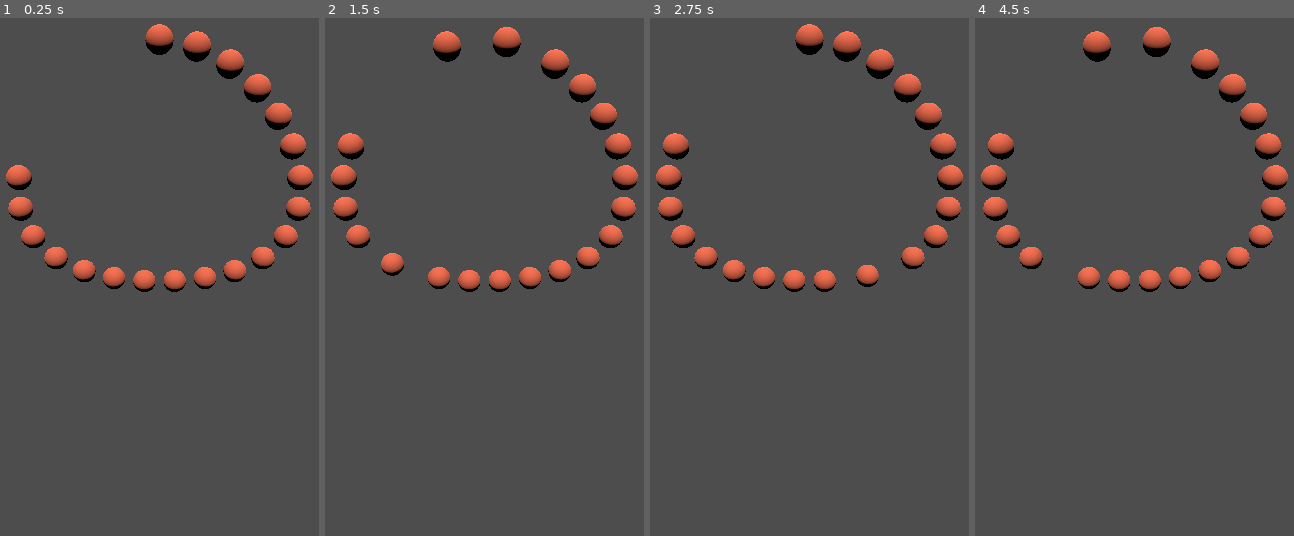
Above: before the commit, frames 1-4 (left to right).
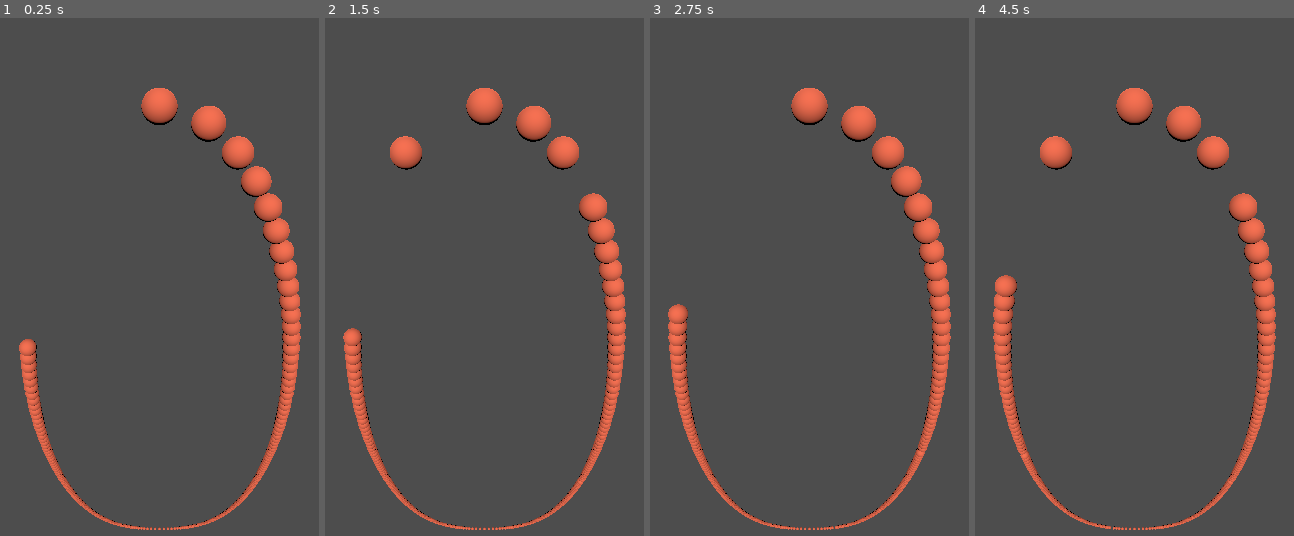
Above: after the commit, the same moments.

Repository: ErdemRodionovich/ERHI_2
Game: Godot game, scene res://main.tscn
Same seed, same stepped clock (60 frames per second), same inputs: the game is played once before the commit and once after it.
Inputs (mouse positions are in pixels of both pictures, inside the frame that each line leads up to):
- Up to frame 1 (0.25 s): no input
- Up to frame 2 (1.5 s): tap Enter at 0.5 s; move the mouse to (583, 225) at 0.52 s; click (583, 225) at 0.6 s; move the mouse to (395, 302) at 1.27 s; click (395, 302) at 1.35 s
- Up to frame 3 (2.75 s): move the mouse to (854, 90) at 2.02 s; click (854, 90) at 2.1 s
- Up to frame 4 (4.5 s): move the mouse to (1112, 422) at 2.77 s; click (1112, 422) at 2.85 s; move the mouse to (1268, 385) at 3.52 s; click (1268, 385) at 3.6 s; move the mouse to (1000, 142) at 4.27 s; click (1000, 142) at 4.35 s

The runs differ from the first frame. In frame 1, 12% of the frame differs, in the area x 1-99%, y 1-99%; in frame 2, 13%; in frame 3, 13%; in frame 4, 13%.

Commit message:
several bugs are fixed in movement

Diff:
--- a/erhi_godot/bead.gd
+++ b/erhi_godot/bead.gd
@@ -7,6 +7,7 @@
 var my_place_forwarded: bool = false
 var start_progress: float = -1.0
 var start_of_movement: int = 0
+var wait_duration_msecs: int = 100
 
 func add_vacant_place(place: float) -> void:
 	vacant_places.push_back(place)
@@ -23,7 +24,7 @@
 		if start_progress == -1.0:
 			start_progress = progress_ratio
 			start_of_movement = Time.get_ticks_msec()
-		if Time.get_ticks_msec() - start_of_movement > 100 and next_bead:
+		if Time.get_ticks_msec() - start_of_movement >= wait_duration_msecs and next_bead:
 			next_bead.add_vacant_place(start_progress)
 			my_place_forwarded = true
 
@@ -47,3 +48,6 @@
 
 func update_speed(new_speed: float) -> void:
 	speed = new_speed
+
+func update_wait_time(msecs: int) -> void:
+	wait_duration_msecs = msecs
--- a/erhi_godot/beads_controller.gd
+++ b/erhi_godot/beads_controller.gd
@@ -9,21 +9,27 @@
 var normal_speed: float = 1.0
 var speed: float = normal_speed
 var high_speed: float = 5.0
+var free_places_count: int = 5
+var place_of_last_bead: float = 0.0
+var normal_wait_time: int = 100
 
 func construct(count: int) -> void:
 	get_tree().call_group("beads", "queue_free")
 
 	var curve = Curve3D.new()
-	curve.add_point(Vector3(0.0, 0.0, 0.0), Vector3(5.0, 0.0, 0.0), Vector3(-5.0, 0.0, 0.0))
-	curve.add_point(Vector3(0.0, -0.5 * count, 0.0), Vector3(-10.0, 0.0, 0.0), Vector3(10.0, 0.0, 0.0))
-	curve.add_point(Vector3(0.0, 0.0, 0.0), Vector3(5.0, 0.0, 0.0), Vector3(-5.0, 0.0, 0.0))
+	var height: float = maxf(0.8 * count, 10.0)
+	var half_width: float = maxf(5.0, sqrt(height*4.0))
+	curve.add_point(Vector3(0.0, 0.0, 0.0), Vector3(half_width/2.0, 0.0, 0.0), Vector3(-half_width/2.0, 0.0, 0.0))
+	curve.add_point(Vector3(0.0, -height, 0.0), Vector3(-half_width, 0.0, 0.0), Vector3(half_width, 0.0, 0.0))
+	curve.add_point(Vector3(0.0, 0.0, 0.0), Vector3(half_width/2.0, 0.0, 0.0), Vector3(-half_width/2.0, 0.0, 0.0))
 	$Path3D.set_curve(curve)
 
 	var bead_set: bool = false
+	free_places_count = maxi(5, count/20)
 	for i in range(0, count):
 		var current = Bead_scene.instantiate()
 		$Path3D.add_child(current)
-		current.progress_ratio = 1.0 * (count + 5 - i) / (count + 5)
+		current.progress_ratio = 1.0 * (count + free_places_count - i) / (count + free_places_count)
 		if bead_set:
 			last_bead.next_bead = current
 		last_bead = current
@@ -33,12 +39,15 @@
 
 	last_bead.next_bead = self
 	vacant_places.clear()
-	for i in range(0, 5):
-		vacant_places.push_back(1.0 * (i + 1)/(count + 5))
+	for i in range(0, free_places_count):
+		vacant_places.push_back(1.0 * (i + 1)/(count + free_places_count))
+
+	place_of_last_bead = last_bead.progress_ratio
+	high_speed = curve.get_baked_length()
 
 
 func add_vacant_place(place: float) -> void:
-	if steps_to_forward > 0 and bead:
+	if (steps_to_forward > 0 or place > place_of_last_bead or is_equal_approx(place, 0.0)) and bead:
 		bead.add_vacant_place(place)
 		steps_to_forward -= 1
 		return
@@ -52,18 +61,17 @@
 
 	if vacant_places.is_empty():
 		if speed < high_speed:
-			get_tree().call_group("beads", "update_speed", high_speed)
-			speed = high_speed
+			_set_speed(high_speed)
+			_set_wait_time(0)
 	else:
 		if speed > normal_speed:
-			get_tree().call_group("beads", "update_speed", normal_speed)
-			speed = normal_speed
+			_set_speed(normal_speed)
+			_set_wait_time(normal_wait_time)
 
 	while not vacant_places.is_empty():
 		var n: int = 0
 		for place in vacant_places:
 			bead.add_vacant_place(place)
-			print_debug("step, add_vacant_place:", place)
 			n += 1
 
 		for i in range(0, n):
@@ -73,3 +81,10 @@
 	last_bead = bead
 	bead = bead.next_bead
 	last_bead.next_bead = self
+
+func _set_speed(new_speed: float) -> void:
+	get_tree().call_group("beads", "update_speed", new_speed)
+	speed = new_speed
+
+func _set_wait_time(msecs: int) -> void:
+	get_tree().call_group("beads", "update_wait_time", msecs)
--- a/erhi_godot/main.gd
+++ b/erhi_godot/main.gd
@@ -1,7 +1,7 @@
 extends Node3D
 
 func _ready() -> void:
-	$BeadsController.construct(20)
+	$BeadsController.construct(250)
 
 func _input(event: InputEvent) -> void:
 	if event.is_action_released("mouse_left"):
--- a/erhi_godot/main.tscn
+++ b/erhi_godot/main.tscn
@@ -9,7 +9,7 @@
 [node name="BeadsController" parent="." instance=ExtResource("1_ig7tw")]
 
 [node name="Camera3D" type="Camera3D" parent="."]
-transform = Transform3D(1, 0, 0, 0, 0.871907, 0.489672, 0, -0.489672, 0.871907, 0, 2.09283, 19.9952)
+transform = Transform3D(1, 0, 0, 0, 0.498503, 0.866888, 0, -0.866888, 0.498503, 0, 10.28, 10.9353)
 
 [node name="DirectionalLight3D" type="DirectionalLight3D" parent="."]
 transform = Transform3D(1, 0, 0, 0, 0.308868, 0.951105, 0, -0.951105, 0.308868, 0, 0, 0)
